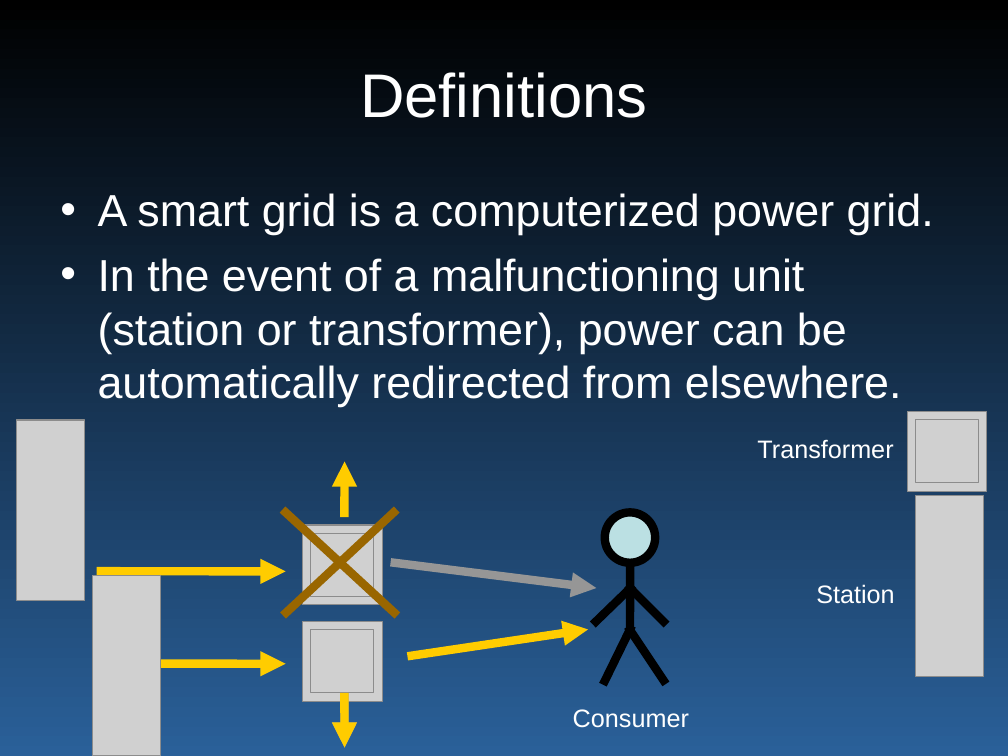
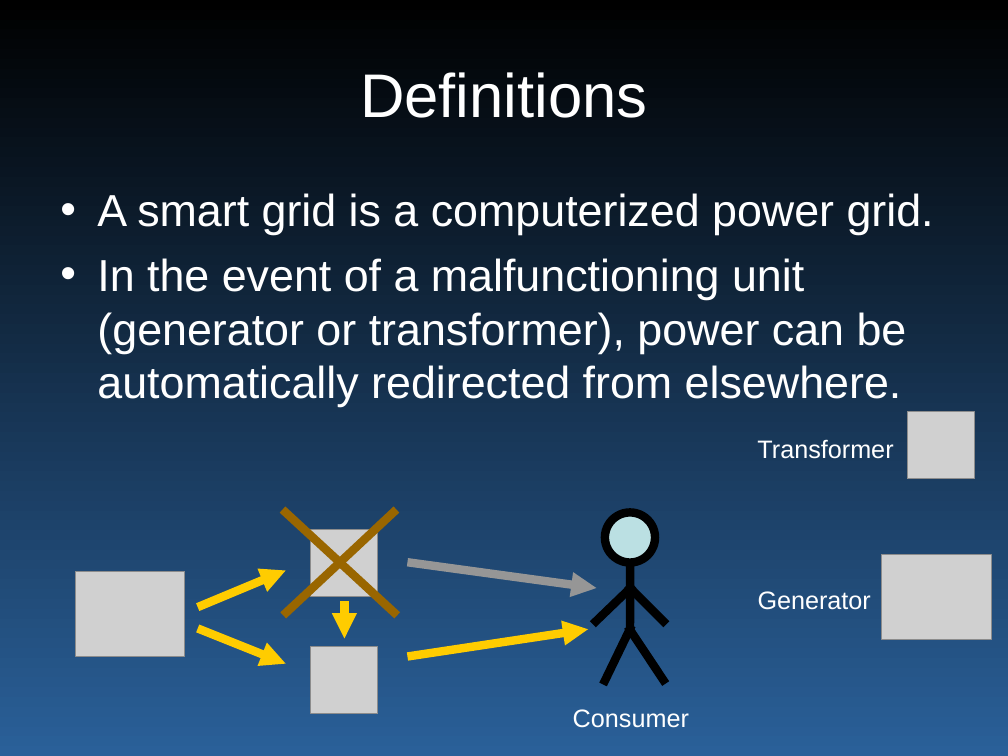
Before and after one commit to wyatt8740/CS460_Capstone, a slide deck: slide 6 of smartgrid_465.ppt. Drawn at 1008x756 pixels with LibreOffice and Linux fonts; fonts in the diff are those of the drawing; grey boxes stand for pictures. Boxes give left, top, right and bottom in pixels: in the first picture for what was removed or moved away, otherwise in the second. Text is boxed around its words. In the diff, an @@ line names an element or a change of style, - is before the commit and + after.

```diff
--- a/smartgrid_465.ppt
+++ b/smartgrid_465.ppt
@@ text at bbox=[97, 258, 907, 407]: text changed @@
-• In the event of a malfunctioning unit (station or transformer), power can be automatically redirected from elsewhere.
+• In the event of a malfunctioning unit (generator or transformer), power can be automatically redirected from elsewhere.
@@ picture: place and size @@
-picture at bbox=[907, 411, 987, 491]
+picture at bbox=[907, 411, 975, 479]
@@ picture removed at bbox=[17, 420, 86, 601] @@
@@ picture removed at bbox=[915, 420, 978, 484] @@
@@ arrow removed from (345, 513) to (345, 462) @@
@@ picture removed at bbox=[302, 525, 382, 605] @@
@@ picture: place and size @@
-picture at bbox=[310, 533, 373, 596]
+picture at bbox=[310, 529, 378, 597]
@@ arrow moved from (395, 562) - (597, 588) to (411, 562) - (597, 588) @@
@@ picture: place and size @@
-picture at bbox=[915, 496, 984, 676]
+picture at bbox=[882, 554, 991, 640]
@@ picture: place and size @@
-picture at bbox=[93, 576, 161, 756]
+picture at bbox=[76, 572, 184, 657]
@@ arrow moved from (101, 572) - (285, 572) to (202, 606) - (285, 571) @@
@@ text added at bbox=[758, 591, 871, 610], 18 pt, text #FFFFFF @@
+Generator
@@ text removed at bbox=[816, 584, 894, 604] @@
-Station
@@ arrow moved from (345, 698) - (345, 748) to (345, 605) - (345, 638) @@
@@ arrow moved from (143, 663) - (285, 664) to (202, 630) - (285, 663) @@
@@ picture: place and size @@
-picture at bbox=[302, 622, 382, 702]
+picture at bbox=[310, 647, 378, 715]
@@ picture removed at bbox=[310, 630, 373, 694] @@
@@ arrow removed from (345, 698) to (345, 748) @@
```
Also in this commit, not shown: 7 other slides changed, 3 slides added, 1 slide removed.
